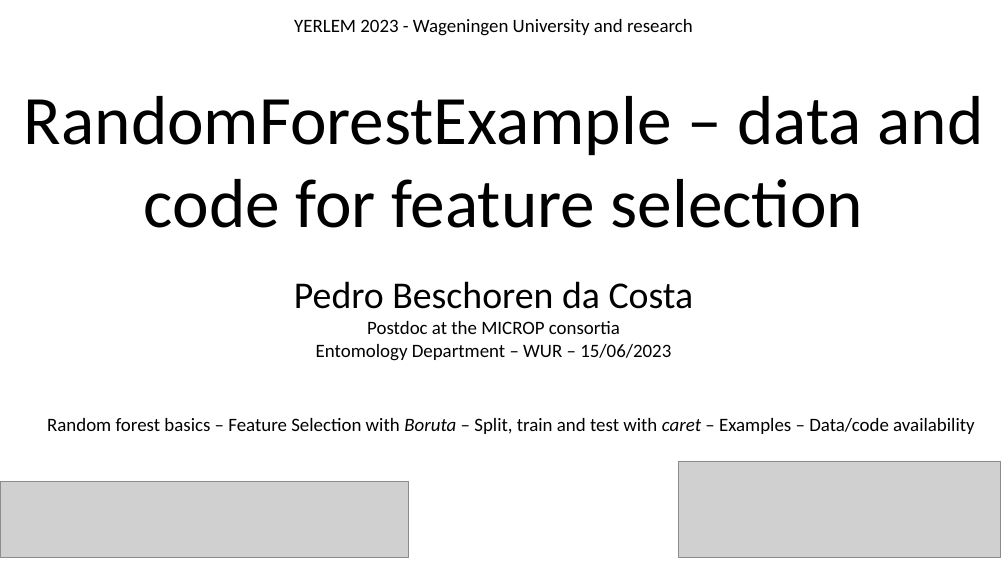
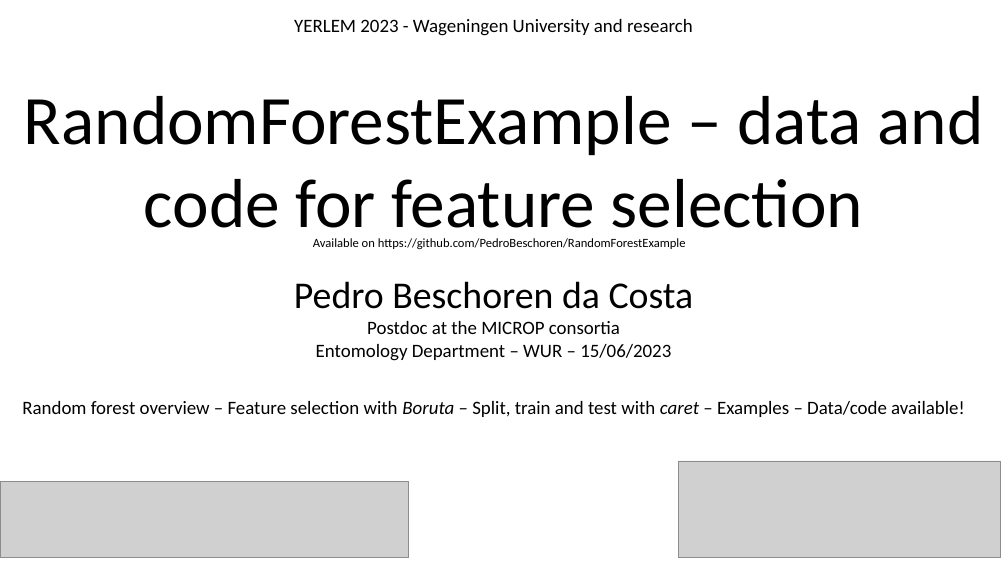
Before and after one commit to PedroBeschoren/RandomForestExample, a slide deck: slide 1 of Docs/RandomForestExample.pptx. Drawn at 1008x567 pixels with LibreOffice and Linux fonts; fonts in the diff are those of the drawing; grey boxes stand for pictures. Boxes give left, top, right and bottom in pixels: in the first picture for what was removed or moved away, otherwise in the second. Text is boxed around its words. In the diff, an @@ line names an element or a change of style, - is before the commit and + after.

```diff
--- a/Docs/RandomForestExample.pptx
+++ b/Docs/RandomForestExample.pptx
@@ text added at (313,238,686,249), 12 pt, text #000000 @@
+Available on https://github.com/PedroBeschoren/RandomForestExample
@@ text at (22,401,965,417): text changed @@
-Random forest basics – Feature Selection with Boruta – Split, train and test with caret – Examples – Data/code availability
+Random forest overview – Feature selection with Boruta – Split, train and test with caret – Examples – Data/code available!
```
Also in this commit, not shown: 9 other slides changed.
